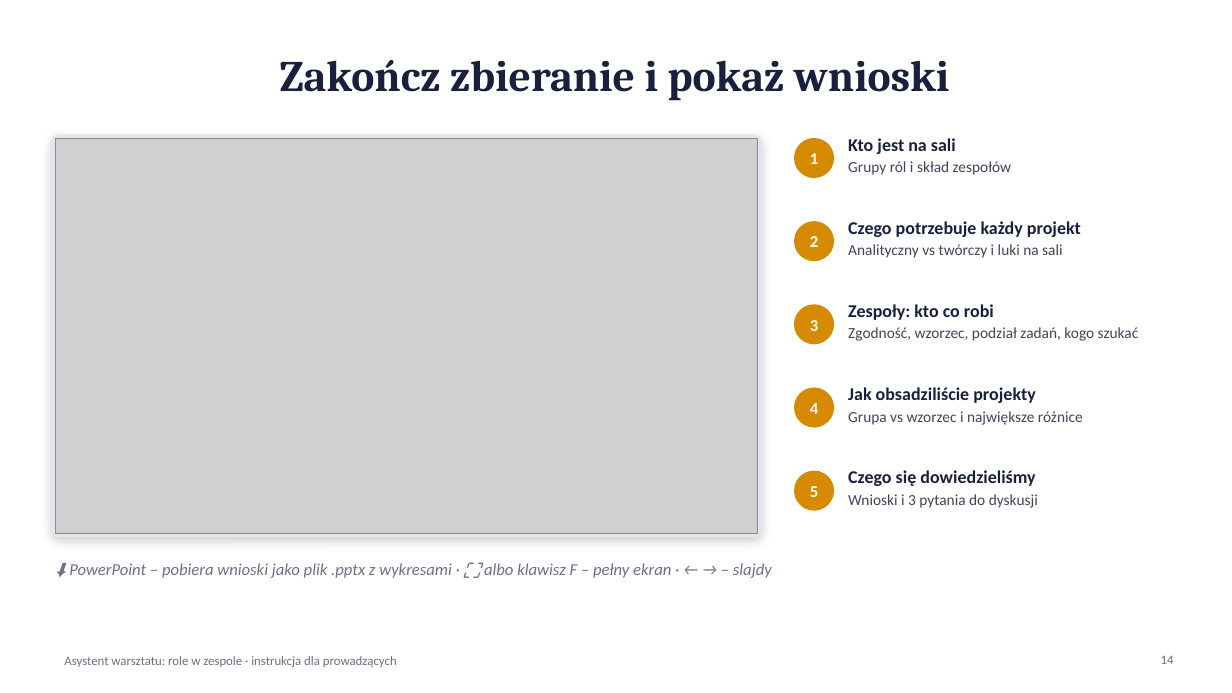
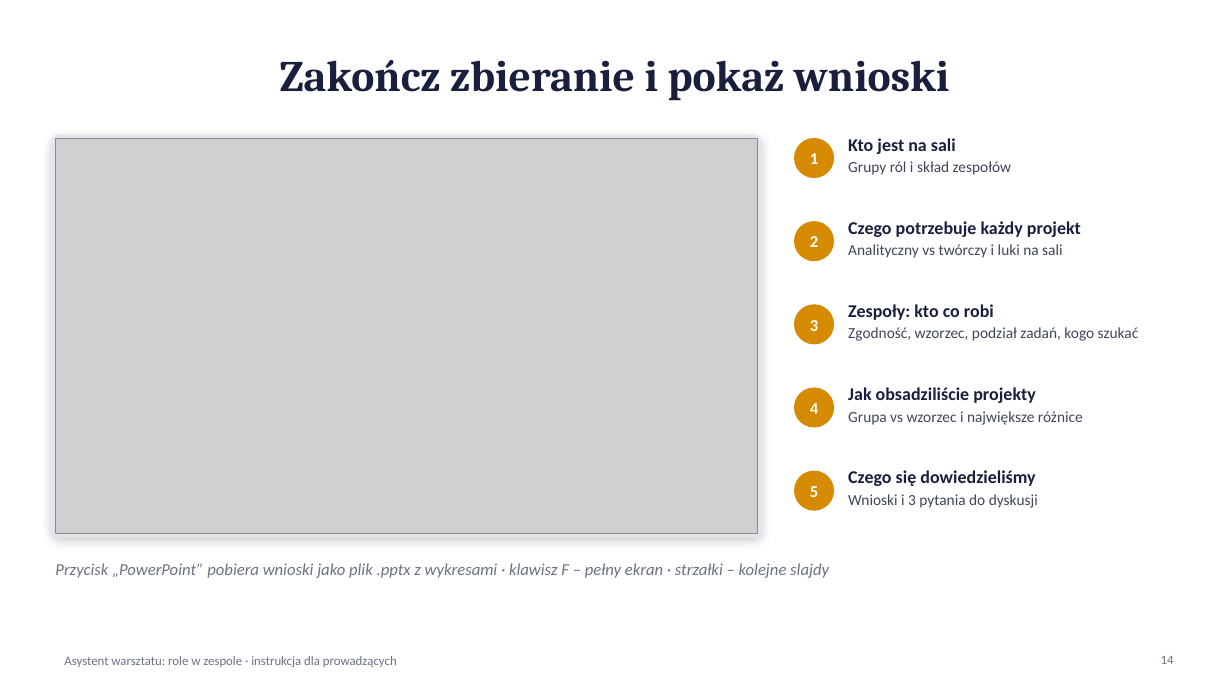
Before and after one commit to lwawrzynek/team-roles-workshop, a slide deck: slide 14 of Instrukcja-dla-prowadzacych.pptx. Drawn at 1232x693 pixels with LibreOffice and Linux fonts; fonts in the diff are those of the drawing; grey boxes stand for pictures. Boxes give left, top, right and bottom in pixels: in the first picture for what was removed or moved away, otherwise in the second. Text is boxed around its words. In the diff, an @@ line names an element or a change of style, - is before the commit and + after.

```diff
--- a/Instrukcja-dla-prowadzacych.pptx
+++ b/Instrukcja-dla-prowadzacych.pptx
@@ text at box(55, 563, 829, 578): text changed @@
-⬇ PowerPoint – pobiera wnioski jako plik .pptx z wykresami · ⛶ albo klawisz F – pełny ekran · ← → – slajdy
+Przycisk „PowerPoint” pobiera wnioski jako plik .pptx z wykresami · klawisz F – pełny ekran · strzałki – kolejne slajdy
```
